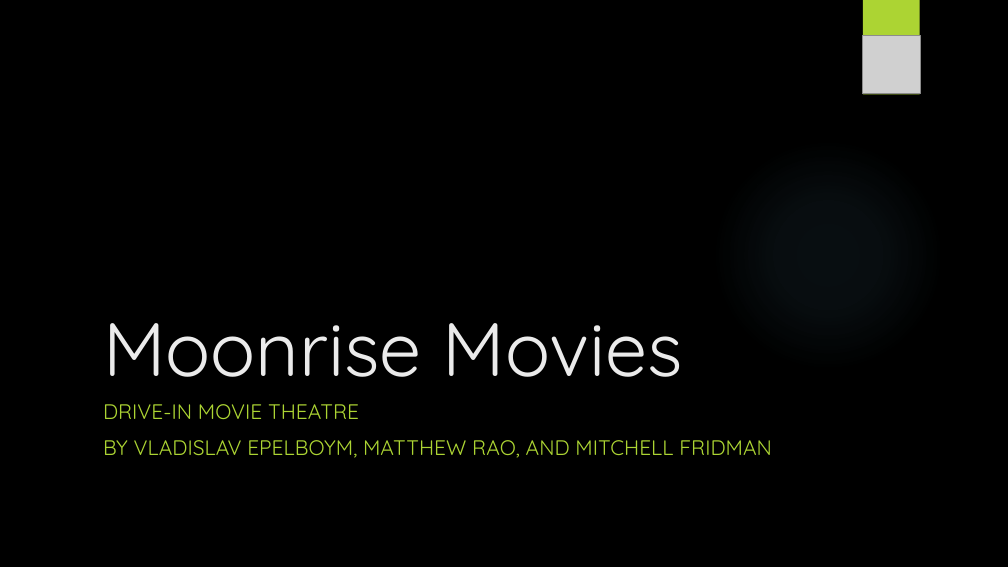
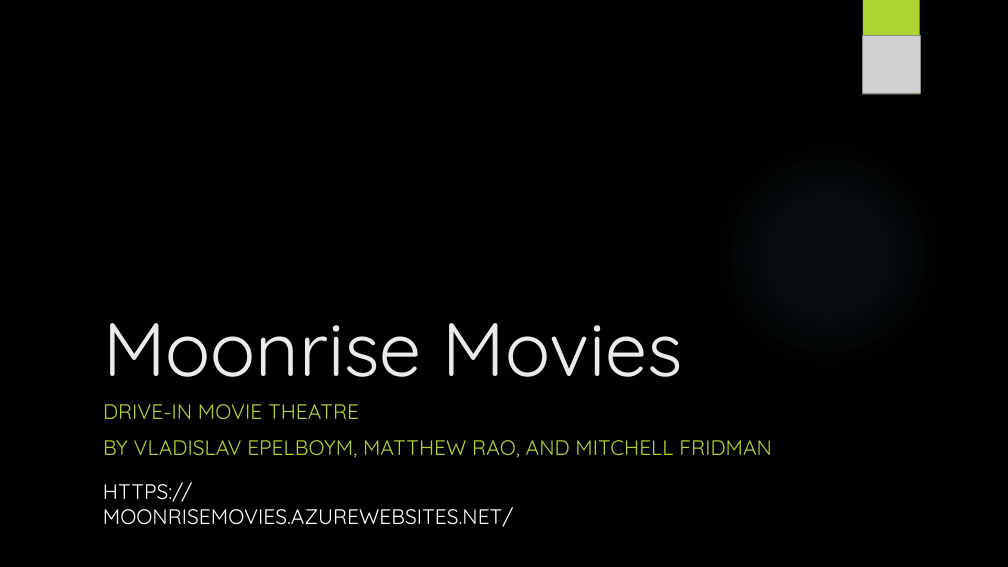
Before and after one commit to vladapple/MoonriseMovies, a slide deck: slide 1 of Files/MoonriseMoviesPresentation.pptx. Drawn at 1008x567 pixels with LibreOffice and Linux fonts; fonts in the diff are those of the drawing; grey boxes stand for pictures; background and template pictures are left out. Boxes give left, top, right and bottom in pixels: in the first picture for what was removed or moved away, otherwise in the second. Text is boxed around its words. In the diff, an @@ line names an element or a change of style, - is before the commit and + after.

```diff
--- a/Files/MoonriseMoviesPresentation.pptx
+++ b/Files/MoonriseMoviesPresentation.pptx
@@ text added at <box>103,482,513,527</box>, 20 pt, text #FFFFFF @@
+HTTPS://MOONRISEMOVIES.AZUREWEBSITES.NET/
```
Also in this commit, not shown: 4 other slides changed, 8 slides added, 8 slides removed.
